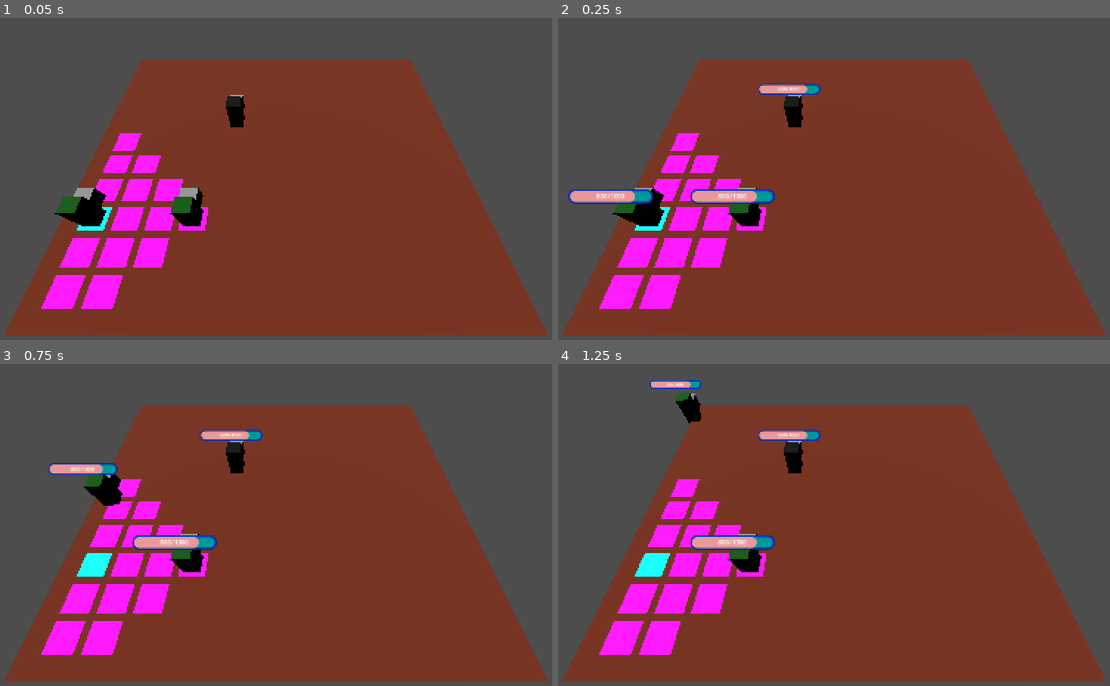
Above: before the commit, frames 1-4 (two rows, left to right).
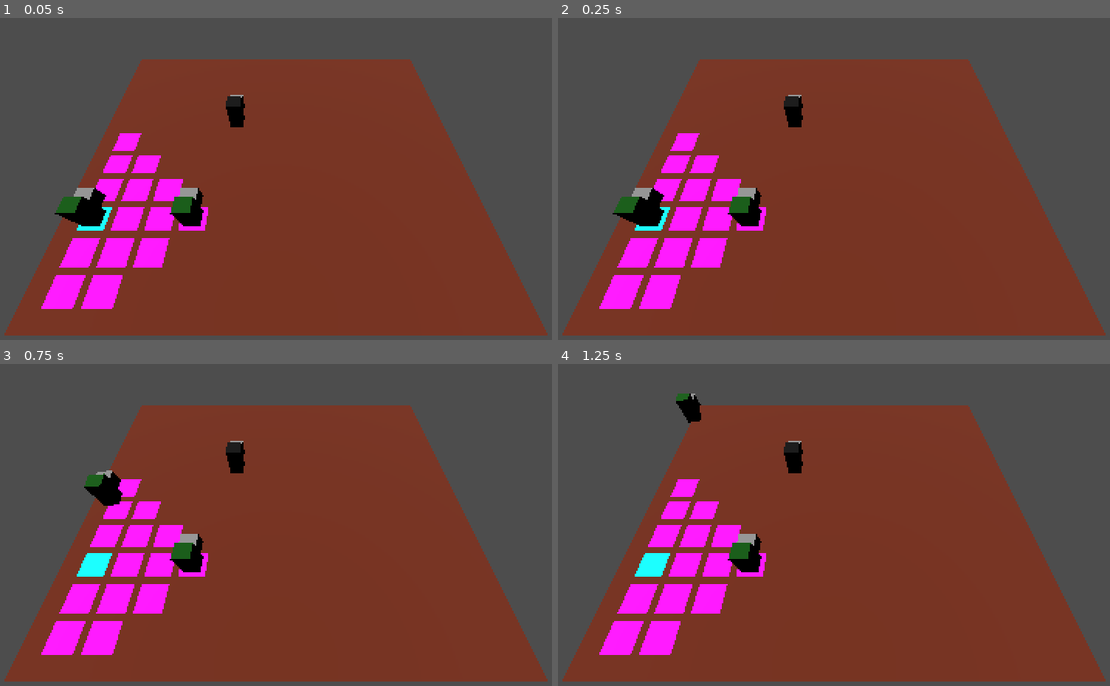
Above: after the commit, the same moments.

Repository: PanKibli0/PRO_grafika
Game: Godot game, scene res://battle.tscn
Two runs of this game, one before a commit and one after it. Both use one fixed random seed, a clock stepped at 60 frames per second and the inputs below.
Inputs (mouse positions are in pixels of both pictures, inside the frame that each line leads up to):
- Up to frame 1 (0.05 s): no input
- Up to frame 2 (0.25 s): no input
- Up to frame 3 (0.75 s): tap Enter at 0.5 s; move the mouse to (408, 512) at 0.52 s; press the mouse at (408, 512) at 0.53 s; hold Right (ui_right) from 0.53 s (still down)
- Up to frame 4 (1.25 s): keep holding Right (ui_right)

Frame 1 is identical in both runs. In frame 2, 1.7% of the frame differs, in the area x 1-48%, y 20-58%; in frame 3, 1.5%; in frame 4, 1.3%.

Commit message:
gagaghghghghghg

Diff:
--- a/bar.tscn
+++ /dev/null
@@ -1,60 +0,0 @@
-[gd_scene load_steps=3 format=3 uid="uid://b2hklr1sr2s2x"]
-
-[sub_resource type="StyleBoxFlat" id="StyleBoxFlat_7idgk"]
-bg_color = Color(0, 0.6, 0.6, 1)
-border_width_left = 5
-border_width_top = 5
-border_width_right = 5
-border_width_bottom = 5
-border_color = Color(0, 0.211765, 0.8, 1)
-corner_radius_top_left = 15
-corner_radius_top_right = 15
-corner_radius_bottom_right = 15
-corner_radius_bottom_left = 15
-expand_margin_left = 4.0
-expand_margin_top = 4.0
-expand_margin_right = 4.0
-expand_margin_bottom = 4.0
-
-[sub_resource type="StyleBoxFlat" id="StyleBoxFlat_qyha7"]
-bg_color = Color(0.917647, 0.6, 0.6, 1)
-corner_radius_top_left = 15
-corner_radius_top_right = 15
-corner_radius_bottom_right = 15
-corner_radius_bottom_left = 15
-
-[node name="Bar" type="ProgressBar"]
-custom_minimum_size = Vector2(50, 10)
-anchors_preset = 8
-anchor_left = 0.5
-anchor_top = 0.5
-anchor_right = 0.5
-anchor_bottom = 0.5
-offset_left = -100.0
-offset_top = -13.5
-offset_right = 100.0
-offset_bottom = 13.5
-grow_horizontal = 2
-grow_vertical = 2
-theme_override_styles/background = SubResource("StyleBoxFlat_7idgk")
-theme_override_styles/fill = SubResource("StyleBoxFlat_qyha7")
-value = 80.0
-show_percentage = false
-
-[node name="Label" type="Label" parent="."]
-custom_minimum_size = Vector2(0, 10)
-layout_mode = 1
-anchors_preset = 8
-anchor_left = 0.5
-anchor_top = 0.5
-anchor_right = 0.5
-anchor_bottom = 0.5
-offset_left = -40.0
-offset_top = -12.5
-offset_right = 40.0
-offset_bottom = 10.5
-grow_horizontal = 2
-grow_vertical = 2
-text = "800/1000"
-horizontal_alignment = 1
-vertical_alignment = 1
--- a/mouse_controller.gd
+++ b/mouse_controller.gd
@@ -11,7 +11,7 @@
 
 	if event.is_action_pressed("LMB") and !unit.is_moving:
 		var cell = _get_tile_at_mouse_position(event.position)
-		#grid.selected_cell = Vector3i(-1,-1,-1)
+
 		if cell != Vector3i(unit.target_position):
 			var target_position = grid.map_to_local(cell)
 			unit.move(target_position) # PORUSZANIE AKTYWNA JEDNSOTKA
--- a/units/unit.tscn
+++ b/units/unit.tscn
@@ -1,8 +1,7 @@
-[gd_scene load_steps=10 format=3 uid="uid://bq2ur7tssc2y3"]
+[gd_scene load_steps=9 format=3 uid="uid://bq2ur7tssc2y3"]
 
 [ext_resource type="Script" uid="uid://c4we5ic1upvog" path="res://units/unit.gd" id="1_btf8p"]
 [ext_resource type="Script" uid="uid://cukyhyanl175x" path="res://units/unit_stats.gd" id="2_gxe1c"]
-[ext_resource type="PackedScene" uid="uid://b2hklr1sr2s2x" path="res://bar.tscn" id="3_xx66i"]
 
 [sub_resource type="Resource" id="Resource_xx66i"]
 script = ExtResource("2_gxe1c")
@@ -52,12 +51,10 @@
 mesh = SubResource("BoxMesh_xx66i")
 
 [node name="HP" type="Sprite3D" parent="."]
-transform = Transform3D(1, 0, 0, 0, 1, 0, 0, 0, 1, 0, 2, 0)
+transform = Transform3D(0.5, 0, 0, 0, 0.5, 0, 0, 0, 0.5, 0, 2, 0)
 billboard = 1
 texture = SubResource("ViewportTexture_xx66i")
 
 [node name="SubViewport" type="SubViewport" parent="HP"]
 disable_3d = true
 transparent_bg = true
-
-[node name="Bar" parent="HP/SubViewport" instance=ExtResource("3_xx66i")]
